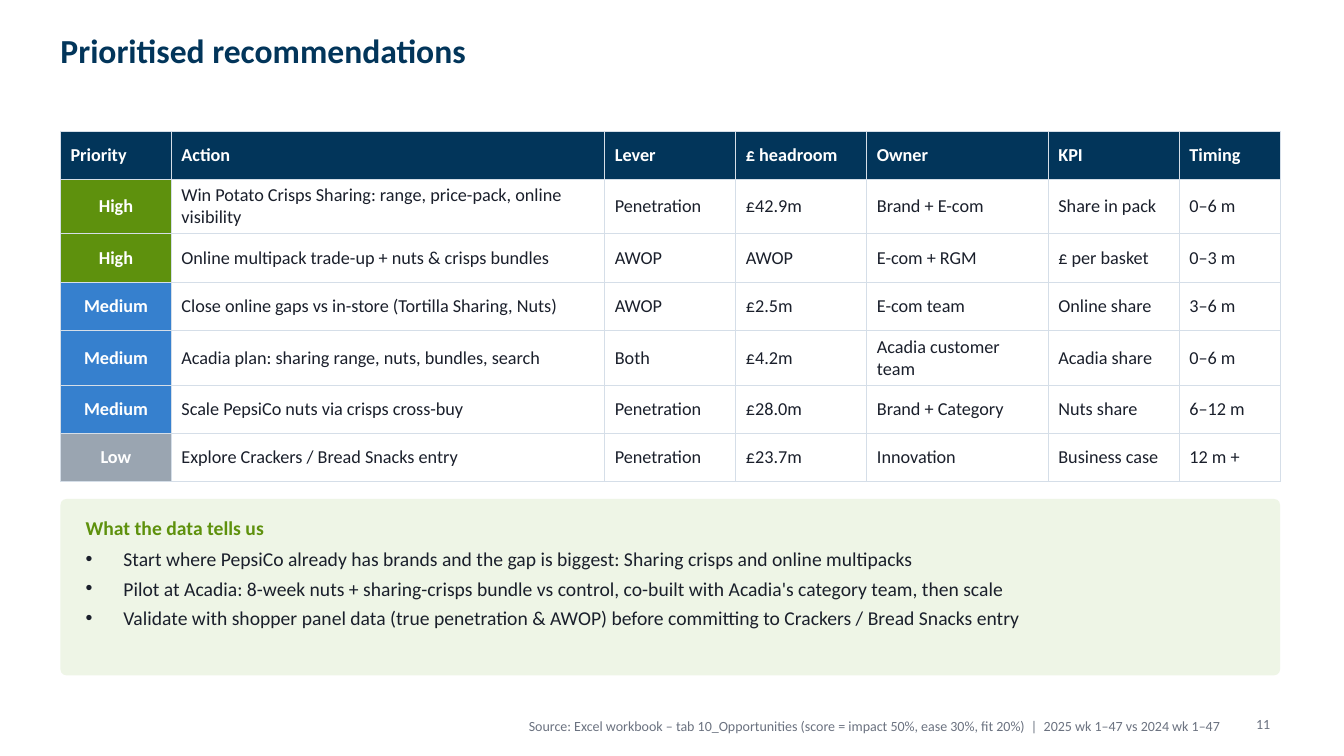
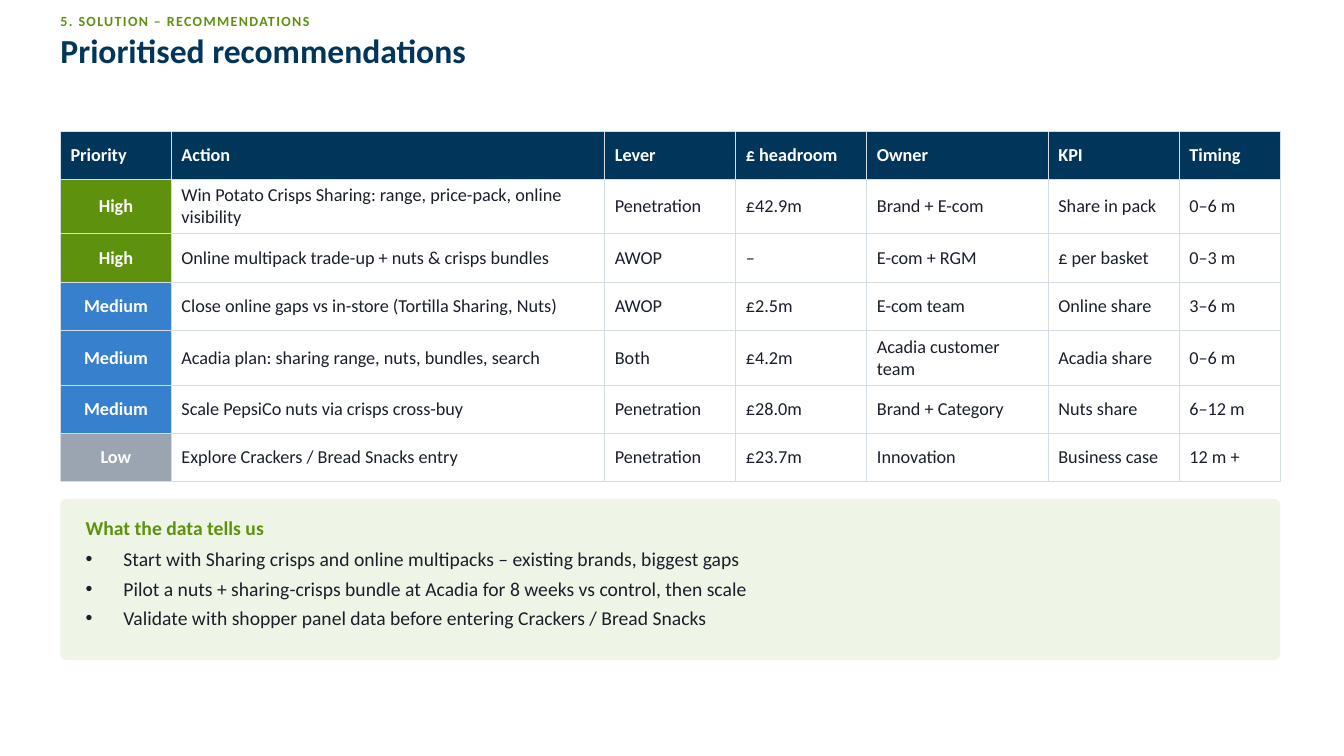
Before and after one commit to harshjunekumar/test-sample, a slide deck: slide 11 of case_study/PepsiCo_Savoury_Case_Study_Deck.pptx. Drawn at 1344x756 pixels with LibreOffice and Linux fonts; fonts in the diff are those of the drawing. Boxes give left, top, right and bottom in pixels: in the first picture for what was removed or moved away, otherwise in the second. Text is boxed around its words. In the diff, an @@ line names an element or a change of style, - is before the commit and + after.

```diff
--- a/case_study/PepsiCo_Savoury_Case_Study_Deck.pptx
+++ b/case_study/PepsiCo_Savoury_Case_Study_Deck.pptx
@@ text added at (x1=60, y1=17, x2=310, y2=26), 10 pt, text #5E910D, bold @@
+5. SOLUTION – RECOMMENDATIONS
@@ table at (x1=60, y1=131, x2=1280, y2=470) @@
-row 3, column 4: AWOP
+row 3, column 4: –
@@ rounded rectangle resized from (x1=60, y1=499, x2=1280, y2=676) to (x1=60, y1=499, x2=1280, y2=660) @@
@@ rounded rectangle at (x1=60, y1=499, x2=1280, y2=660): proportions changed @@
@@ text at (x1=123, y1=552, x2=746, y2=629): text changed @@
-• Start where PepsiCo already has brands and the gap is biggest: Sharing crisps and online multipacks
-• Pilot at Acadia: 8-week nuts + sharing-crisps bundle vs control, co-built with Acadia's category team, then scale
-• Validate with shopper panel data (true penetration & AWOP) before committing to Crackers / Bread Snacks entry
+• Start with Sharing crisps and online multipacks – existing brands, biggest gaps
+• Pilot a nuts + sharing-crisps bundle at Acadia for 8 weeks vs control, then scale
+• Validate with shopper panel data before entering Crackers / Bread Snacks
@@ text removed at (x1=529, y1=721, x2=1220, y2=733) @@
-Source: Excel workbook – tab 10_Opportunities (score = impact 50%, ease 30%, fit 20%) | 2025 wk 1–47 vs 2024 wk 1–47
@@ page number removed at (x1=1256, y1=720, x2=1270, y2=729) @@
-11
```
Also in this commit, not shown: 5 other slides changed, 5 slides added, 5 slides removed.
